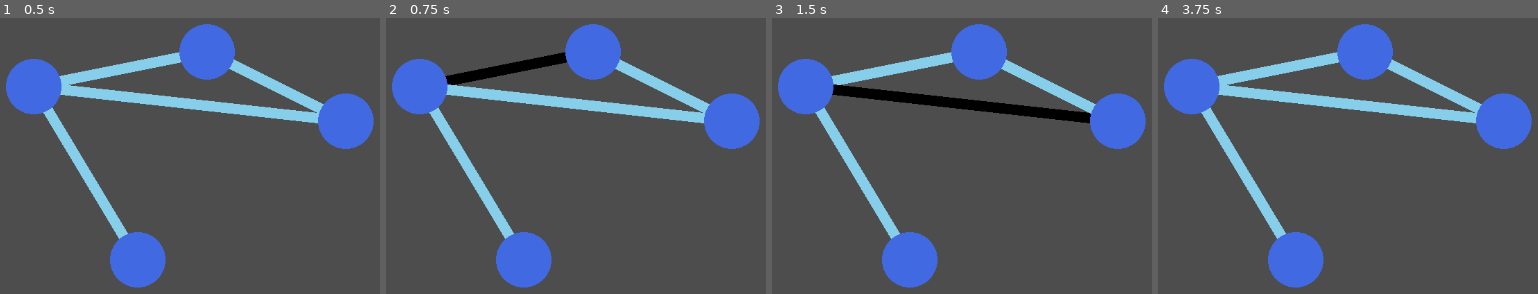
Above: before the commit, frames 1-4 (left to right).
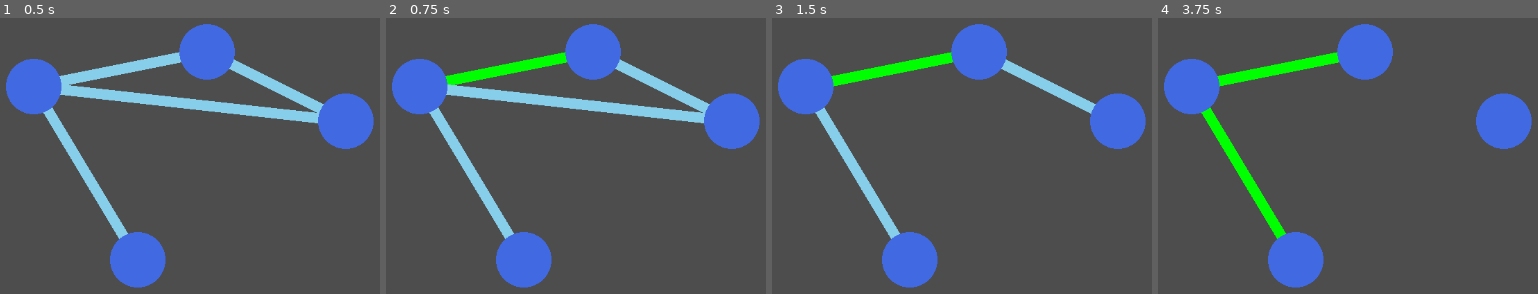
Above: after the commit, the same moments.

Repository: harv-sudo/Shannon-Switching-Game
Game: Godot game, scene res://testingScene.tscn
Two runs of this game, one before a commit and one after it. Both use one fixed random seed, a clock stepped at 60 frames per second and the inputs below.
Inputs (mouse positions are in pixels of both pictures, inside the frame that each line leads up to):
- Up to frame 1 (0.5 s): no input
- Up to frame 2 (0.75 s): tap Enter at 0.5 s; move the mouse to (507, 70) at 0.52 s; click (507, 70) at 0.67 s
- Up to frame 3 (1.5 s): tap Space at 1.25 s; move the mouse to (962, 103) at 1.27 s; click (962, 103) at 1.42 s
- Up to frame 4 (3.75 s): tap Enter at 2, 3.5 s; move the mouse to (1245, 172) at 2.02 s; click (1245, 172) at 2.17 s; tap Space at 2.75 s; move the mouse to (1435, 87) at 2.77 s; click (1435, 87) at 2.92 s; move the mouse to (outside the picture) at 3.52 s; click (outside the picture) at 3.67 s

Frame 1 is identical in both runs. In frame 2, 1.3% of the frame differs, in the area x 15-48%, y 12-25%; in frame 3, 3.9%; in frame 4, 6.6%, in the area x 11-86%, y 12-81%.

Commit message:
Added player actions to edges
short player - edge changes colour
cut player - edge is removed from the game visually as well as edges array

Diff:
--- a/scripts/edges.gd
+++ b/scripts/edges.gd
@@ -6,9 +6,10 @@
 var end_position: Vector2
 var width: float = 15.0
 var colour: Color = Color.SKY_BLUE
-var edgeIndex: int
+var edgeReference: int
 
 var is_hovered = false
+var is_captured = false
 var hovered_colour = Color.BLACK
 
 var area: Area2D
@@ -17,7 +18,7 @@
 func _init(start: Vector2, end: Vector2, index: int):
 	self.start_position = start
 	self.end_position = end
-	self.edgeIndex = index
+	self.edgeReference = index
 
 func createCollision():
 	area = Area2D.new()
@@ -54,6 +55,11 @@
 	queue_redraw()
 
 func _draw():
+	if is_captured:
+		colour = Color.GREEN
+		area.mouse_entered.disconnect(_on_mouse_entered)
+		area.mouse_exited.disconnect(_on_mouse_exited)
+
 	var checkColour = hovered_colour if is_hovered else colour
 	draw_line(start_position, end_position, checkColour, width)
 
@@ -68,11 +74,22 @@
 	if (event is InputEventMouseButton
 	and event.button_index == MOUSE_BUTTON_LEFT
 	and event.pressed):
-		print(edgeIndex)
+		print(edgeReference)
 		if GlobalVariables.currentPlayer == 0:
-			#print("Player 1s turn")
+			print("Player 1s turn")
 			GlobalVariables.currentPlayer = GlobalVariables.Player.P2
+			is_captured = true
+			is_hovered = false
+			GlobalVariables.edges.remove_at(edgeReference)
+			area.input_pickable = false
+			Input.set_default_cursor_shape(Input.CURSOR_ARROW)
+			queue_redraw()
 		else:
-			#print("Player 2s turn")
+			print("Player 2s turn")
 			GlobalVariables.currentPlayer = GlobalVariables.Player.P1
+			GlobalVariables.edges.erase(edgeReference)
+			Input.set_default_cursor_shape(Input.CURSOR_ARROW)
+			queue_free()
+
+		print(GlobalVariables.edges)
 		pass
